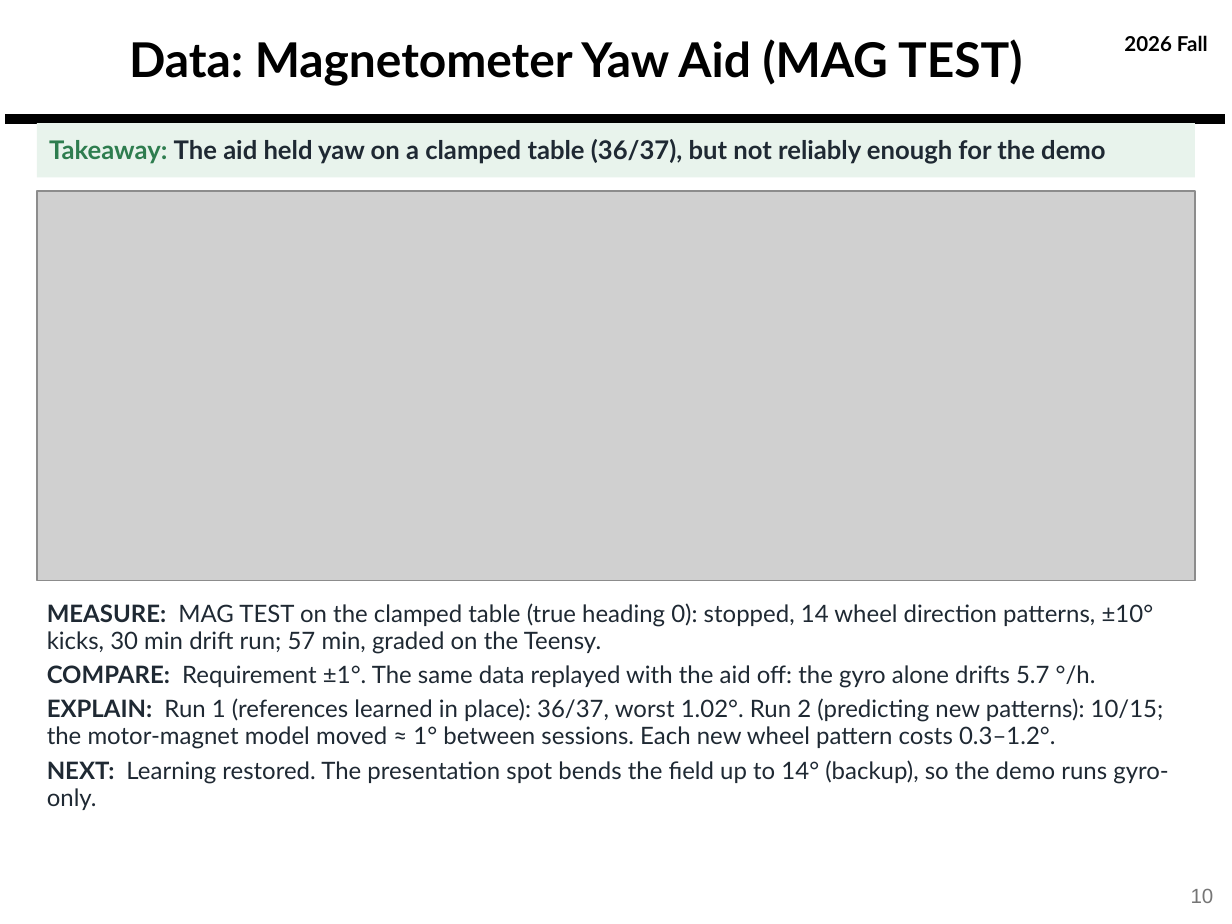
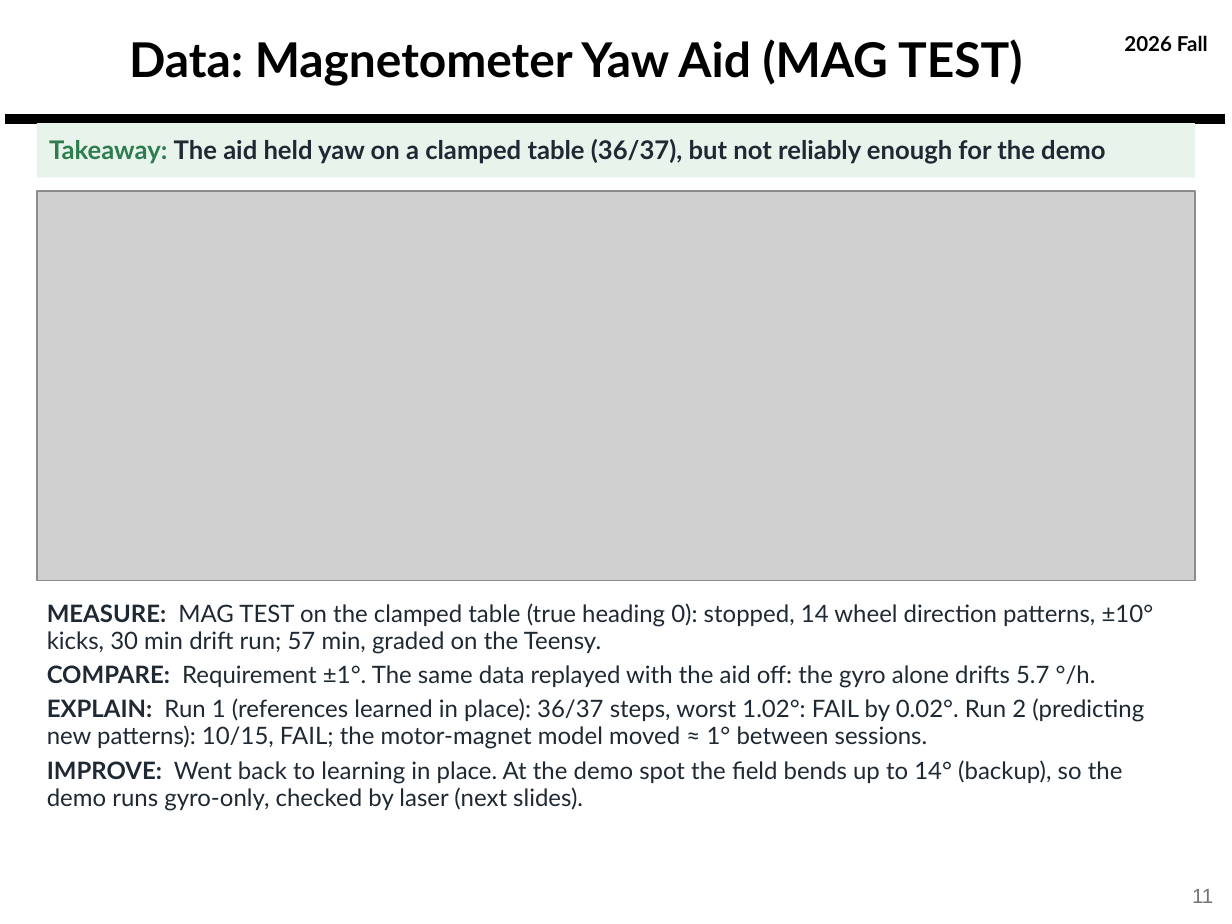
Before and after one commit to derek-weissinger-usafa/Astro-331-Lab-8, a slide deck: slide 11 of Reports/Astro 331 Lab 8_2_3 Body Final Pres.pptx (slide 10 before the commit). Drawn at 1232x924 pixels with LibreOffice and Linux fonts; fonts in the diff are those of the drawing; grey boxes stand for pictures; background and template pictures are left out. Boxes give left, top, right and bottom in pixels: in the first picture for what was removed or moved away, otherwise in the second. Text is boxed around its words. In the diff, an @@ line names an element or a change of style, - is before the commit and + after.

```diff
--- a/Reports/Astro 331 Lab 8_2_3 Body Final Pres.pptx
+++ b/Reports/Astro 331 Lab 8_2_3 Body Final Pres.pptx
@@ text at [47,698,1144,811]: text changed @@
-EXPLAIN: Run 1 (references learned in place): 36/37, worst 1.02°. Run 2 (predicting new patterns): 10/15; the motor-magnet model moved ≈ 1° between sessions. Each new wheel pattern costs 0.3–1.2°.
-NEXT: Learning restored. The presentation spot bends the field up to 14° (backup), so the demo runs gyro-only.
+EXPLAIN: Run 1 (references learned in place): 36/37 steps, worst 1.02°: FAIL by 0.02°. Run 2 (predicting new patterns): 10/15, FAIL; the motor-magnet model moved ≈ 1° between sessions.
+IMPROVE: Went back to learning in place. At the demo spot the field bends up to 14° (backup), so the demo runs gyro-only, checked by laser (next slides).
@@ page number at [1192,889,1213,903]: text changed @@
-10
+11
```
Also in this commit, not shown: 30 other slides changed, 1 slide added, 14 other files.
